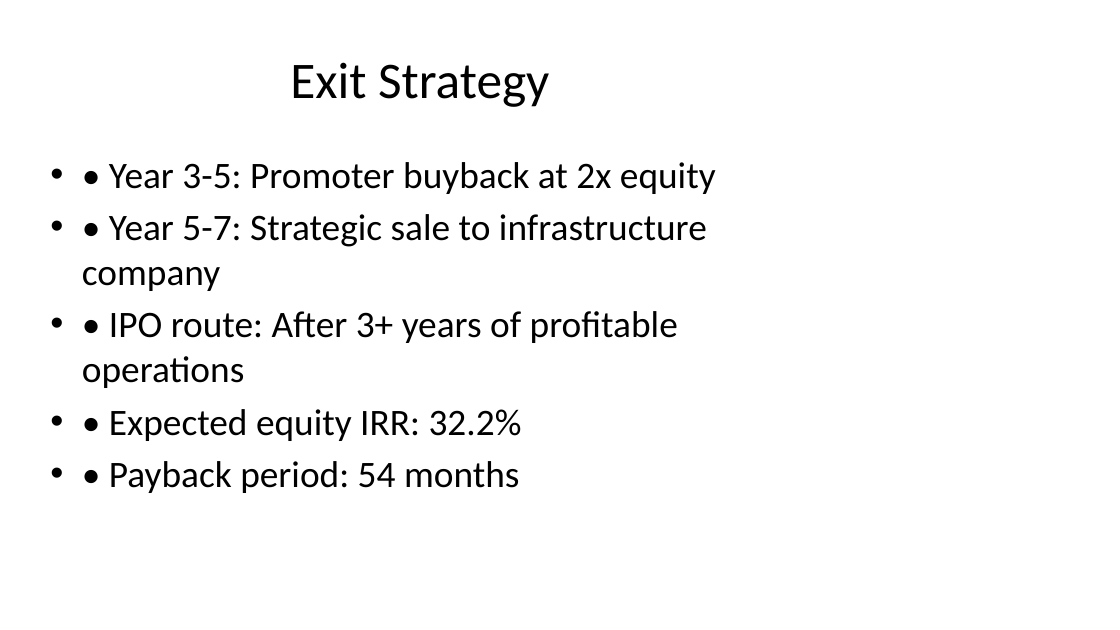
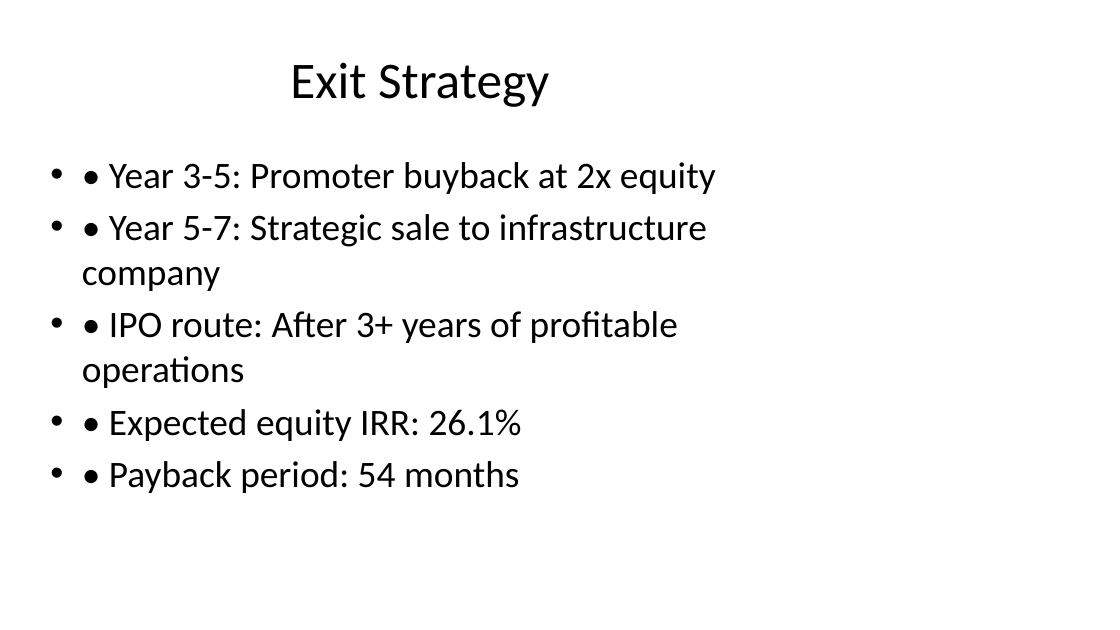
Before and after one commit to pacpltradingdesk-dotcom/bio-bitumen-consultant-portal, a slide deck: slide 7 of data/auto_synced/Investor_Pitch_20MT_Uttar_Pradesh.pptx. Drawn at 1120x630 pixels with LibreOffice and Linux fonts; fonts in the diff are those of the drawing. Boxes give left, top, right and bottom in pixels: in the first picture for what was removed or moved away, otherwise in the second. Text is boxed around its words. In the diff, an @@ line names an element or a change of style, - is before the commit and + after.

```diff
--- a/data/auto_synced/Investor_Pitch_20MT_Uttar_Pradesh.pptx
+++ b/data/auto_synced/Investor_Pitch_20MT_Uttar_Pradesh.pptx
@@ text at [109,409,522,441]: text changed @@
-• • Expected equity IRR: 32.2%
+• • Expected equity IRR: 26.1%
```
Also in this commit, not shown: 3 other slides changed, 17 other files.
